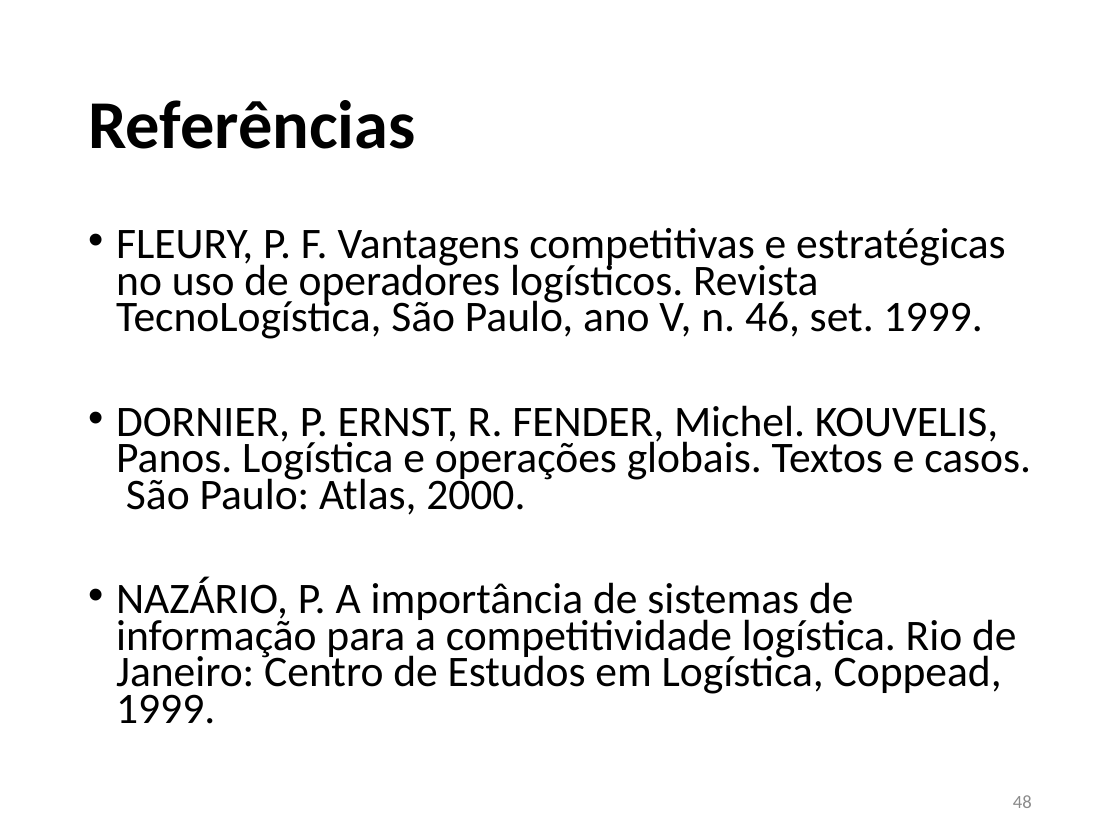
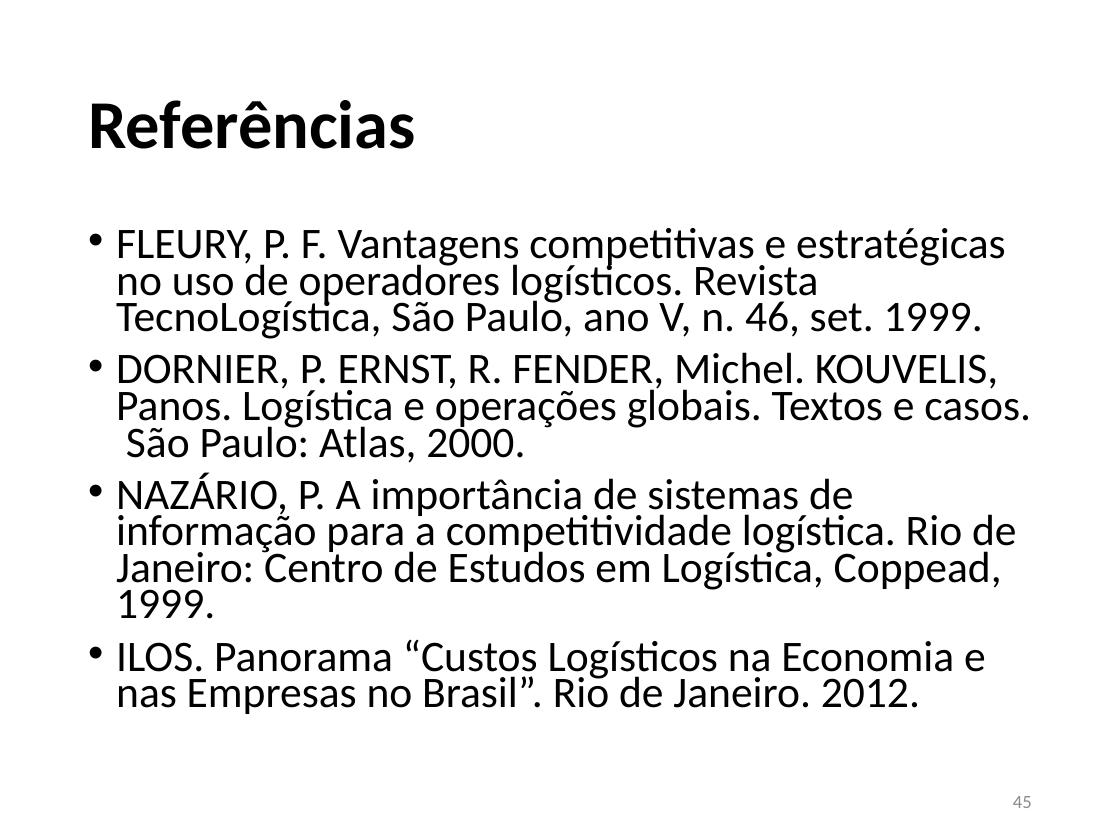
Before and after one commit to JoaoVFG/documentacaoTG, a slide deck: slide 45 of APRESENTAÇÃO JOAO VITOR.pptx (slide 48 before the commit). Drawn at 1120x840 pixels with LibreOffice and Linux fonts; fonts in the diff are those of the drawing. Boxes give left, top, right and bottom in pixels: in the first picture for what was removed or moved away, otherwise in the second. Text is boxed around its words. In the diff, an @@ line names an element or a change of style, - is before the commit and + after.

```diff
--- a/APRESENTAÇÃO JOAO VITOR.pptx
+++ b/APRESENTAÇÃO JOAO VITOR.pptx
@@ text at [116, 640, 986, 714]: paragraph added @@
+• ILOS. Panorama “Custos Logísticos na Economia e nas Empresas no Brasil”. Rio de Janeiro. 2012.
@@ page number at [1013, 796, 1032, 808]: text changed @@
-48
+45
```
Also in this commit, not shown: 12 other slides changed, 3 slides removed, 6 other files.
